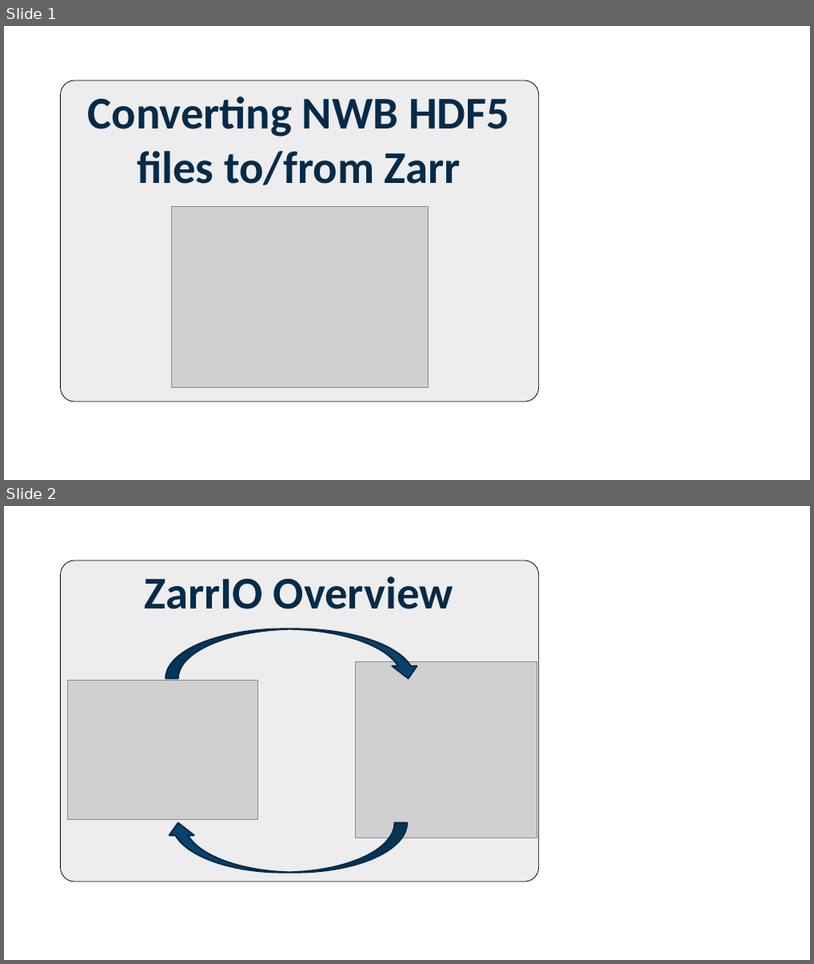
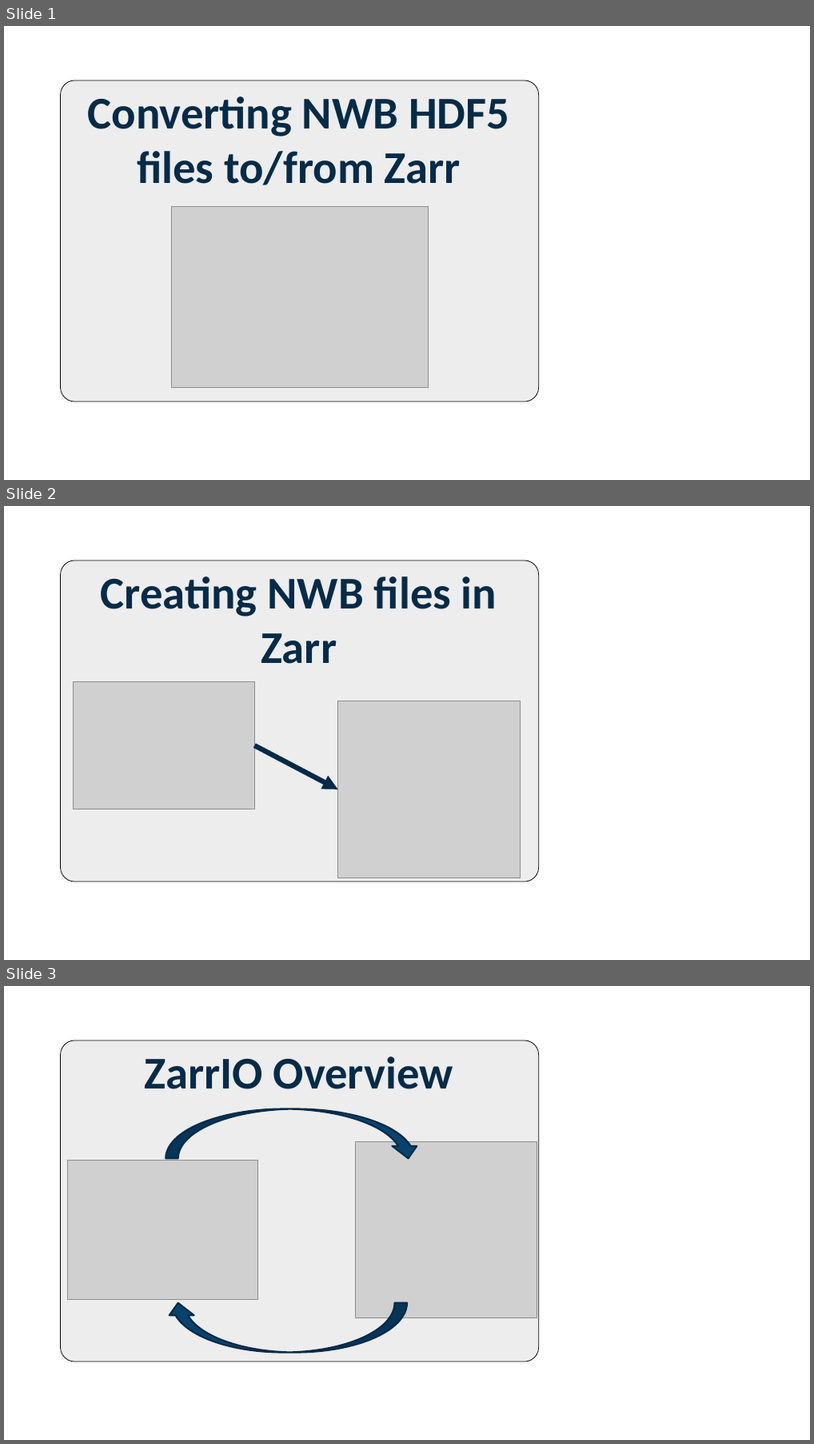
Before and after one commit to hdmf-dev/hdmf-zarr, a slide deck: docs/source/figures/gallery_thumbnails.pptx. Shown one above the other, each under a label of ours: slides 1 and 2 before the commit, slides 1, 2 and 3 after it. The pictures are 814x964 and 814x1444 pixels, drawn with LibreOffice and Linux fonts; fonts in the diff are those of the drawing; grey boxes stand for pictures. Boxes give left, top, right and bottom in pixels: in the first picture for what was removed or moved away, otherwise in the second. Text is boxed around its words. In the diff, an @@ line names an element or a change of style, - is before the commit and + after.

Commit message:
Debug the use of relative links (#46)
* Change zarr extension for NWB conversion
* Add external link support for sphinx
* Add tutorial to show how to create and NWB file with NWBZarrIO directly
* Make source path for links relative to the current Zarr file and add function to resolve relative paths on read
* Fix requirement definition in setup.py
* Update requirements-dev.txt
* Update run_tests.yml
* Update test.py
* Update tox.ini
* Updated ToDo and Limitations list in docs

```diff
--- a/docs/source/figures/gallery_thumbnails.pptx
+++ b/docs/source/figures/gallery_thumbnails.pptx
@@ slide 2 added at box(4, 506, 810, 960), background #FFFFFF @@
@@ rounded rectangle added at box(60, 560, 538, 882), fill #EDEDED, outline #000000 0.75 pt @@
@@ text added at box(101, 576, 497, 664), 54 pt, text #052B48, bold @@
+Creating NWB files in Zarr
@@ picture added at box(74, 681, 255, 809) @@
@@ picture added at box(338, 700, 520, 877) @@
@@ arrow added from (254, 745) to (338, 789), #052A48 6 pt @@
@@ what was slide 2 is now slide 3 @@
```
Also in this commit, not shown: 10 other files.
